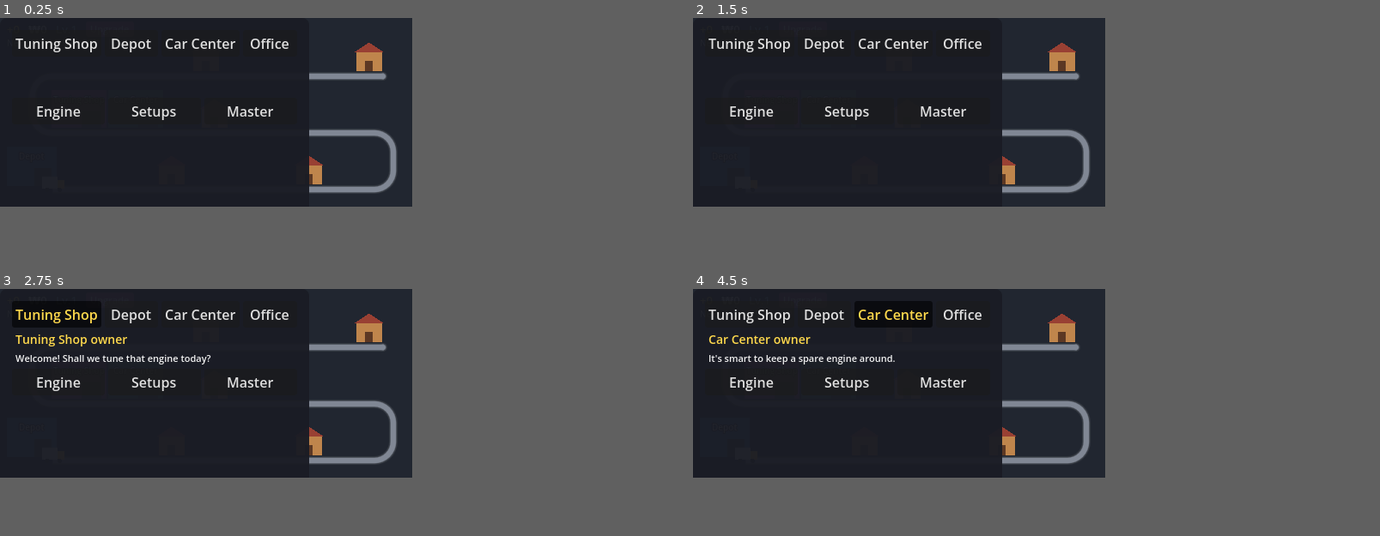
Above: before the commit, frames 1-4 (two rows, left to right).
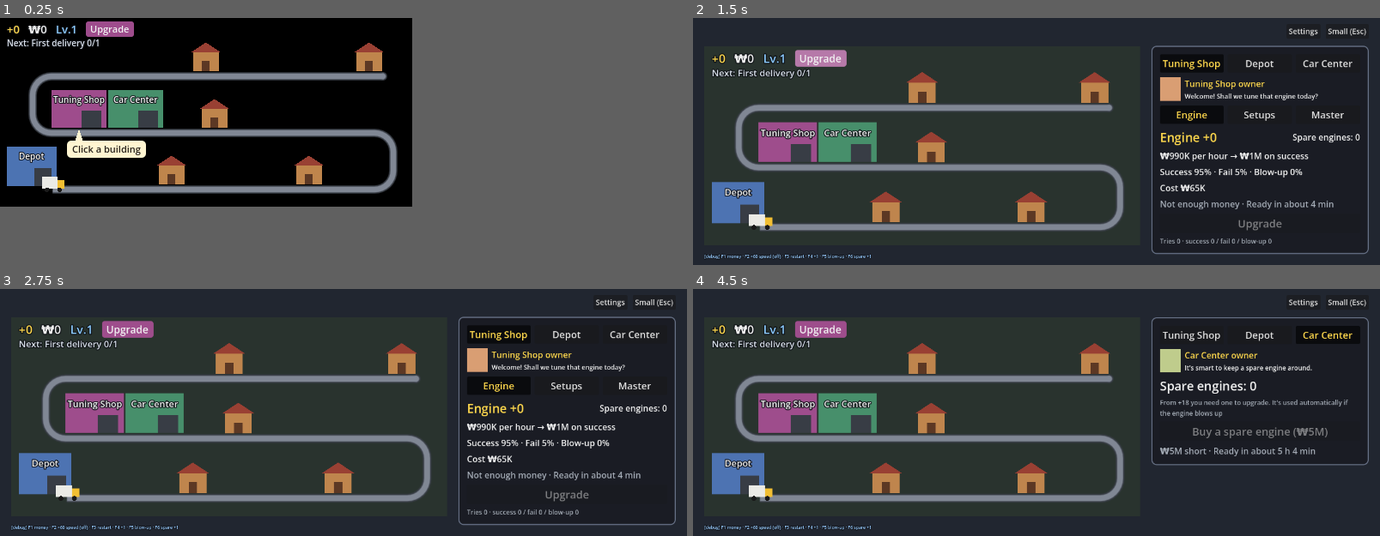
Above: after the commit, the same moments.

Repository: Paul-sinn/itwasdv
Game: Godot game, scene res://scenes/main.tscn
The game is run twice, just before and just after one commit, with the same random seed, the same clock (stepped at 60 frames per second) and the same inputs.
Inputs:
- Up to frame 1 (0.25 s): no input
- Up to frame 2 (1.5 s): click "Upgrade" at 0.5 s; click "Upgrade" at 1.25 s
- Up to frame 3 (2.75 s): click "Tuning Shop" at 2 s
- Up to frame 4 (4.5 s): click "Depot" at 2.75 s; click "Tuning Shop" at 3.5 s; click "Car Center" at 4.25 s
In our replay, in frame 2 the window is 480x220 before the commit and 800x288 after it. These sizes can differ from the game's own. Grey fills any space a smaller window leaves; there, only what the larger window draws over its background counts as a difference.

The runs differ from the first frame. In frame 1, 43% of the frame differs, in the area x 0-60%, y 0-77%; in frame 2, 20%; in frame 3, 21%; in frame 4, 20%.
Error before the commit: Parse Error: Too few arguments for "cargo()" call. Expected at least 3 but received 2. (res://scripts/ui/setting_tab.gd:229)

Commit message:
v7-bal U3 시내 그림: 도시 배경·회사 건물·정차할 곳 = lap_cargo, 트럭이 집마다 섬
- C2 호출: Trip.cargo(b, s, i), _lap_phase → Trip.lap_progress
- 창업 뒤(route_id "city") 빌딩 실루엣(띠·큰 화면), 큰 화면 하늘·바닥 색, 집·회사 건물 30곳
- 시내 "+돈"은 계산 배송의 house 집에, 트럭은 그 집에 서서 배송을 기다림
- check_v7bal ⑩~⑬, check_v7a U2 ③ 중간 순위 조건 (시내 단가로 +0도 6위)

Co-Authored-By: Claude Opus 5.5 <noreply@anthropic.com>

Diff:
--- a/scripts/ui/feel.gd
+++ b/scripts/ui/feel.gd
@@ -286,3 +286,29 @@
 const COLOR_LETTER := Color(0.97, 0.93, 0.82)       ## 편지봉투 종이
 const COLOR_LETTER_LINE := Color(0.45, 0.36, 0.25)  ## 봉투 테두리·덮개 선
 const COLOR_ALERT := Color(0.92, 0.22, 0.20)        ## 느낌표 동그라미
+
+# --- v7-bal U3: 시내 (창업 뒤 = Trip.route_id "city"). 같은 꼬불길에 작은 집·회사 건물이 촘촘히, 뒤쪽 빌딩 실루엣 ---
+## 시내 집 자리를 놓는 길 구간 [길 y, 시작 x, 끝 x] (물류센터에서 가까운 순, 시작 → 끝 = 트럭이 가는 쪽).
+## 집 가운데가 이 안에 옴. 물류센터·사무실·튜닝숍·카센터·모서리를 피함. 정차할 곳 수만큼 구간 길이를 이어 붙여 고르게 나눔
+const CITY_SPANS := [[200.0, 84.0, 246.0], [200.0, 342.0, 425.0], [134.0, 425.0, 205.0], [68.0, 64.0, 440.0]]
+const CITY_HOUSE_SIZE := Vector2(20, 22)     ## 시내 집 (지붕 포함 바깥 크기. 동네 집보다 작게)
+const CITY_ROOF_HEIGHT := 8.0
+const CITY_ROOF_OVERHANG := 2.0
+const CITY_COMPANY_SIZE := Vector2(18, 25)   ## 회사 건물 (지붕 없이 높은 상자 + 창문)
+const CITY_COMPANY_EVERY := 3                ## 정차할 곳 세 곳마다 하나가 회사 건물 (2, 5, 8, …번째)
+const CITY_WINDOW := Vector2(4, 3)           ## 회사 건물 창문 하나 (2줄씩, 위에서부터 CITY_WINDOW_GAP 간격)
+const CITY_WINDOW_GAP := 3.0
+const COLOR_COMPANY := Color(0.52, 0.60, 0.70)
+const COLOR_COMPANY_WINDOW := Color(0.95, 0.88, 0.55)
+## 뒤쪽 빌딩 실루엣 (위 길 뒤, 아래 끝 = 위 길 집 바닥). 띠에서도 그림 → 보이는 곳. 위 끝은 구석 줄·알림·아이콘(y 22까지) 아래
+const CITY_SKYLINE: Array[Rect2] = [
+	Rect2(0, 40, 24, 22), Rect2(24, 30, 18, 32), Rect2(42, 36, 28, 26), Rect2(70, 26, 16, 36), Rect2(86, 34, 30, 28),
+	Rect2(116, 42, 20, 20), Rect2(136, 28, 22, 34), Rect2(158, 38, 26, 24), Rect2(184, 25, 18, 37), Rect2(202, 34, 30, 28),
+	Rect2(232, 30, 20, 32), Rect2(252, 40, 26, 22), Rect2(278, 26, 22, 36), Rect2(300, 36, 28, 26), Rect2(328, 30, 18, 32),
+	Rect2(346, 42, 24, 20), Rect2(370, 28, 26, 34), Rect2(396, 36, 20, 26), Rect2(416, 25, 22, 37), Rect2(438, 34, 24, 28),
+	Rect2(462, 40, 18, 22),
+]
+const COLOR_CITY_SKYLINE := Color(0.20, 0.24, 0.33)
+const COLOR_CITY_SKY := Color(0.33, 0.42, 0.60)      ## 큰 화면 시내 하늘 (위 끝 ~ CITY_SKY_BOTTOM)
+const COLOR_CITY_GROUND := Color(0.19, 0.19, 0.22)   ## 큰 화면 시내 바닥 (동네는 COLOR_TOWN_GROUND)
+const CITY_SKY_BOTTOM := 62.0
--- a/scripts/ui/main.gd
+++ b/scripts/ui/main.gd
@@ -8,7 +8,7 @@
 ##   큰 화면: 왼쪽에 같은 동네를 크게 + 오른쪽에 건물 화면(garage_panel.gd) + [설정] [작게] 버튼
 ##     큰 화면은 전체 화면 또는 창 모드(사용자가 [설정]에서 고름). 창 모드는 창 크기가 수시로 바뀜
 ##     → 창 크기가 바뀔 때마다 _layout() (최소 1280x720에서도 안 깨지게)
-## v3: 돈은 정수. 화면 트럭은 연출이고, 자리만 계산 쪽 바퀴 진행(TruckState)에서 정한다 (_lap_phase)
+## v3: 돈은 정수. 화면 트럭은 연출이고, 자리만 계산 쪽 바퀴 진행(Trip.lap_progress)에서 정한다
 ## v4: 차고 [세팅] 칸 → Setting.try_roll / Setting.choose (굴리기·고르기는 scripts/core/setting.gd)
 ## v5: 계산 쪽 알림(state.take_events: 할 일 끝·레벨업·만렙·강화 첫 달성)을 프레임마다 꺼내 동네에 하나씩,
 ##     차고 [기사·물류센터] → Depot.upgrade, 강화·세팅·스페어·올리기 직후 Quest.check (바로 반응하게)
@@ -309,6 +309,7 @@
 	if npc_dialog.visible and npc_dialog.who != visitor["who"]:
 		npc_dialog.visible = false   # 날이 바뀌어 NPC가 떠남
 	town.set_office(Company.stage(state) >= GameState.AGENCY)
+	town.set_city(Trip.route_id(state, TRUCK) == "city", _city_spots())
 	town.set_rank(Company.rank(balance, state))
 	panel.now_local = now
 	if _want_day_picker and is_full() and panel.building == "tuning" and not enhancing:
@@ -339,12 +340,22 @@
 func _advance_truck(i: int, delta: float) -> void:
 	var events := Trip.advance(state, balance, i, delta, rng)
 	var sprite: Node2D = town.trucks[i]
-	sprite.follow(_lap_phase(i))
+	var p := Trip.lap_progress(balance, state, i)
+	if town.city:   # 시내: 집마다 서고, "+돈"은 배송된 그 집에 (정차할 곳 = 실을 수 있는 수만큼)
+		var n := Trip.lap_cargo(balance, state, i)
+		var k: int = state.truck(i).lap_delivered
+		if k == n and p > 0.0 and events.any(func(e): return e["type"] == "parcel"):
+			sprite.leg = p / n   # 이번 바퀴 마지막 배송 = n × (집 하나 몫)
+		sprite.stop_and_go(p, k, n)
+	else:
+		sprite.follow(p)
 	sprite.boosting = state.truck(i).boost_lap
-	var house: int = sprite.nearest_house()   # "+돈"은 트럭(있어야 할 자리)에서 가장 가까운 집에
+	var house: int = sprite.nearest_house()   # 동네: "+돈"은 트럭(있어야 할 자리)에서 가장 가까운 집에
 	for e in events:
 		match e["type"]:
 			"parcel":
+				if town.city:
+					house = e["house"]
 				town.show_payout(house, e["pay"], e.get("kind", "normal"), e.get("rush", false), i)
 				earned_total += e["pay"]
 				parcels_total += 1
@@ -365,11 +376,12 @@
 					_measure_earned += e["pay"]
 
 
-## 트럭 i가 한 바퀴 중 어디쯤 있어야 하나 (0 = 물류센터 → 0.5 = 마지막 집 → 1 = 물류센터).
-## 짐 싣는 동안은 0, 그 뒤 바퀴 끝까지 고르게. 지금 바퀴 길이는 계산 쪽 Trip.lap_seconds (오버부스트 반영)
-func _lap_phase(i: int) -> float:
-	var drive := Trip.lap_seconds(balance, state, i) - balance.load_seconds
-	return clampf((state.truck(i).lap_clock - balance.load_seconds) / maxf(drive, 0.001), 0.0, 1.0)
+## 시내 정차할 곳 수 = 트럭들이 한 바퀴에 실을 수 있는 가장 많은 수 (평균 적재량 올림. 소수 적재량이면 바퀴마다 그 앞쪽 집만 감)
+func _city_spots() -> int:
+	var n := 0
+	for i in state.trucks.size():
+		n = maxi(n, ceili(Trip.cargo(balance, state, i)))
+	return n
 
 
 # ---------------- 저장 · 꺼둔 동안 수익 ----------------
--- a/scripts/ui/setting_tab.gd
+++ b/scripts/ui/setting_tab.gd
@@ -226,7 +226,7 @@
 	# 이 부품에서 나오는 옵션의 효과 (적재량 = 지금 평균 적재량, 소수점 한 자리까지 / 오버부스트 = 걸리면 어떻게 되나)
 	var notes := PackedStringArray()
 	if chances.has("cargo"):
-		notes.append(tr("SETTING_CARGO_NOW") % Fmt.num(Trip.cargo(b, t), 1))
+		notes.append(tr("SETTING_CARGO_NOW") % Fmt.num(Trip.cargo(b, s, truck), 1))
 	if chances.has("overboost"):
 		notes.append(tr("SETTING_OVERBOOST_NOTE") % Fmt.num(b.overboost_mult))
 	_effect.text = "\n".join(notes)
--- a/scripts/ui/town.gd
+++ b/scripts/ui/town.gd
@@ -12,6 +12,8 @@
 ##      구석 줄 "시내 N위" (set_rank. 누르면 아무 일 없음)
 ## v7-bal: 오른쪽 위 아이콘 (town_icon.gd): 편지봉투 + 느낌표 (NPC가 온 날, set_letter → letter_pressed),
 ##      급송 전화는 말풍선 대신 전화 아이콘 (누르면 rush_accept_pressed. 아래 남은 시간 막대). 알림은 아이콘 왼쪽에
+##      U3 시내 (set_city. 창업 뒤 = 계산 노선 "city"): 같은 길에 작은 집·회사 건물이 정차할 곳 수만큼 촘촘히, 뒤쪽 빌딩 실루엣
+##      (띠에서도 → 보이는 곳), 큰 화면은 하늘·바닥 색. 창업 전에는 동네 그대로 (집 TOWN_HOUSES채)
 ## 동네 설계 좌표(feel.gd TOWN_SIZE = 작은 화면 크기)로 만들고, 전체 화면에서는 같은 동네를 통째로 확대한다.
 ## 길·집·트럭은 확대해서 그리고(선명함), 글자는 확대 배수에 맞춘 글자 크기로 따로 놓는다.
 ## 그리기만 한다. 돈·배송은 main.gd → scripts/core/trip.gd (배송 이벤트가 오면 show_payout)
@@ -50,7 +52,7 @@
 var spares_shown := 0        ## 지금까지 띄운 "스페어 엔진 +1" 수 (확인용)
 var boosts_shown := 0        ## 지금까지 띄운 "오버부스트!" 수 (확인용)
 var tips_shown: Array[String] = []   ## 지금까지 띄운 "팁! +금액" 글자 (확인용)
-var payout_log: Array = []   ## 지금까지 띄운 "+금액"마다 [트럭 번호, 금액] (확인용)
+var payout_log: Array = []   ## 지금까지 띄운 "+금액"마다 [트럭 번호, 금액, 집 번호] (확인용)
 var point_dot: Panel         ## 구석 줄 레벨 옆 점: 찍을 능력치 포인트가 남음 (set_point_dot)
 var rush_button: TownIcon     ## 급송 전화 아이콘 + 남은 시간 막대 (벨이 울리는 동안. 누르면 받음)
 var letter_button: TownIcon   ## 편지봉투 + 느낌표 (NPC가 온 날. set_letter)
@@ -60,9 +62,11 @@
 var hint: Label              ## 처음 켰을 때 말풍선 "건물을 눌러보세요" (켜고 끄기는 main.gd → set_hint)
 var master_visit := false    ## 명장 방문 중 → 튜닝숍에 색 테두리 (set_master_visit)
 var office_open := false     ## 사무실 건물이 있나 (창업 뒤. set_office)
-
-var _houses: Array[Vector2] = []     ## 집 자리 (길 가운데 선 위, 설계 좌표)
+var city := false            ## 시내 그림인가 (set_city)
+
+var _houses: Array[Vector2] = []     ## 집 자리 (길 가운데 선 위, 설계 좌표). 시내면 정차할 곳마다 (집·회사 건물)
 var _stops := PackedFloat64Array()   ## 집마다 길 위 거리 (트럭이 서는 곳)
+var _rows := PackedInt32Array()      ## 집마다 묶음 번호 (보이는 곳 사각형을 묶음마다 하나로. 동네는 집마다 따로, 시내는 CITY_SPANS 구간)
 var _hud: HBoxContainer
 var _star_label: Label
 var _money_label: Label
@@ -81,9 +85,7 @@
 
 func _ready() -> void:
 	route = Route.build(PackedVector2Array(Feel.TOWN_ROAD), Feel.TOWN_ROAD_CORNER)
-	for i in mini(Feel.TOWN_HOUSES, Feel.TOWN_HOUSE_SPOTS.size()):
-		_houses.append(Feel.TOWN_HOUSE_SPOTS[i])
-		_stops.append(route.distance_of(Feel.TOWN_HOUSE_SPOTS[i]))
+	_town_spots()
 	if _houses.size() < Feel.TOWN_HOUSES:
 		push_error("feel.gd: TOWN_HOUSE_SPOTS가 %d개뿐 (TOWN_HOUSES = %d)" % [_houses.size(), Feel.TOWN_HOUSES])
 
@@ -246,6 +248,58 @@
 	queue_redraw()
 
 
+## 시내 그림 켜고 끄기 (main.gd: 계산 노선이 "city"면 켬). spots = 정차할 곳 수 (시내만. 동네는 늘 TOWN_HOUSES채).
+## 정차할 곳이 바뀌면 트럭들의 서는 곳도 바꿈 (트럭 자리는 그대로)
+func set_city(on: bool, spots: int) -> void:
+	if on == city and (not on or spots == _houses.size()):
+		return
+	city = on
+	if on:
+		_city_spots(maxi(spots, 1))
+	else:
+		_town_spots()
+	for t in trucks:
+		t.set_stops(_stops)
+	queue_redraw()
+
+
+## 동네 집 자리 (TOWN_HOUSE_SPOTS 앞에서 TOWN_HOUSES채, 집마다 따로 묶음)
+func _town_spots() -> void:
+	_houses.clear()
+	_stops.clear()
+	_rows.clear()
+	for i in mini(Feel.TOWN_HOUSES, Feel.TOWN_HOUSE_SPOTS.size()):
+		_houses.append(Feel.TOWN_HOUSE_SPOTS[i])
+		_stops.append(route.distance_of(Feel.TOWN_HOUSE_SPOTS[i]))
+		_rows.append(i)
+
+
+## 시내 집 자리 n곳: CITY_SPANS 구간 길이를 이어 붙여 n칸으로 고르게 나눈 칸 가운데 (물류센터에서 가까운 순)
+func _city_spots(n: int) -> void:
+	_houses.clear()
+	_stops.clear()
+	_rows.clear()
+	var total := 0.0
+	for span: Array in Feel.CITY_SPANS:
+		total += absf(span[2] - span[1])
+	var step := total / n
+	var start := 0.0   # 이 구간 앞까지 이어 붙인 길이
+	for k in Feel.CITY_SPANS.size():
+		var span: Array = Feel.CITY_SPANS[k]
+		var length := absf(span[2] - span[1])
+		while _houses.size() < n and (_houses.size() + 0.5) * step <= start + length + 0.001:
+			var spot := Vector2(span[1] + signf(span[2] - span[1]) * ((_houses.size() + 0.5) * step - start), span[0])
+			_houses.append(spot)
+			_stops.append(route.distance_of(spot))
+			_rows.append(k)
+		start += length
+
+
+## 시내 i번째 정차할 곳이 회사 건물인가 (나머지는 집)
+func is_company(i: int) -> bool:
+	return city and i % Feel.CITY_COMPANY_EVERY == 1
+
+
 ## 구석 줄 "시내 N위" (rank 0 = 대리점 전 → 숨김)
 func set_rank(rank: int) -> void:
 	_rank_label.visible = rank > 0
@@ -445,7 +499,7 @@
 ## v7a: which = 어느 트럭의 배송인가 (보조 트럭도 같은 모양. amount는 내 돈으로 들어온 금액)
 func show_payout(house: int, amount: int, kind := "normal", rush := false, which := 0) -> void:
 	payouts_shown += 1
-	payout_log.append([which, amount])
+	payout_log.append([which, amount, house])
 	var words := PackedStringArray()
 	if rush:
 		words.append(tr("TOWN_PAY_RUSH"))
@@ -551,8 +605,17 @@
 	out.append_array(_join(pieces))
 	if _name_tag.visible:
 		out.append(Rect2(_name_tag.position, _name_tag.size).grow(o))
-	for spot in _houses:
-		out.append(view_rect(_house_rect(spot)).grow(1.0))
+	# 집: 같은 묶음(시내는 같은 길 구간)끼리 한 사각형으로 (시내 30채여도 사각형 수를 안 늘리게). 시내 뒤쪽 빌딩 실루엣과 겹치면 합침
+	var rows := {}
+	for i in _houses.size():
+		var r := view_rect(_house_rect(_houses[i])).grow(1.0)
+		rows[_rows[i]] = rows[_rows[i]].merge(r) if rows.has(_rows[i]) else r
+	var blocks: Array[Rect2] = []
+	if city:
+		blocks.append(view_rect(skyline_rect()).grow(1.0))
+	for r: Rect2 in rows.values():
+		blocks.append(r)
+	out.append_array(_join(blocks))
 	# 오른쪽 위 아이콘 (편지봉투·전화): 나란히 붙어 있어서 한 사각형으로
 	var icons := Rect2()
 	for icon: TownIcon in [letter_button, rush_button]:
@@ -600,19 +663,35 @@
 	return out
 
 
-## 집 하나가 차지하는 사각형 (설계 좌표): 벽 + 지붕
+## 집 하나가 차지하는 사각형 (설계 좌표): 벽 + 지붕. 시내면 작은 집 / 회사 건물
 func _house_rect(spot: Vector2) -> Rect2:
+	var bottom := spot.y - Feel.TOWN_ROAD_WIDTH / 2.0 - 1.0
+	if city:
+		var c := Feel.CITY_COMPANY_SIZE if is_company(_houses.find(spot)) else Feel.CITY_HOUSE_SIZE
+		return Rect2(spot.x - c.x / 2.0, bottom - c.y, c.x, c.y)
 	var s := Feel.TOWN_HOUSE_SIZE
-	var bottom := spot.y - Feel.TOWN_ROAD_WIDTH / 2.0 - 1.0
 	var ov := Feel.TOWN_ROOF_OVERHANG
 	return Rect2(spot.x - s.x / 2.0 - ov, bottom - s.y - Feel.TOWN_ROOF_HEIGHT, s.x + ov * 2.0, s.y + Feel.TOWN_ROOF_HEIGHT)
+
+
+## 시내 뒤쪽 빌딩 실루엣 전체 (설계 좌표)
+func skyline_rect() -> Rect2:
+	var r := Feel.CITY_SKYLINE[0]
+	for s in Feel.CITY_SKYLINE:
+		r = r.merge(s)
+	return r
 
 
 func _draw() -> void:
 	# 동네 설계 좌표로 그린다 (확대는 변환으로. 도형이라 확대해도 선명함)
 	draw_set_transform(origin, 0.0, Vector2.ONE * zoom)
 	if show_ground:
-		draw_rect(Rect2(Vector2.ZERO, Feel.TOWN_SIZE), Feel.COLOR_TOWN_GROUND)
+		draw_rect(Rect2(Vector2.ZERO, Feel.TOWN_SIZE), Feel.COLOR_CITY_GROUND if city else Feel.COLOR_TOWN_GROUND)
+		if city:
+			draw_rect(Rect2(0, 0, Feel.TOWN_SIZE.x, Feel.CITY_SKY_BOTTOM), Feel.COLOR_CITY_SKY)
+	if city:   # 뒤쪽 빌딩 실루엣 (띠에서도)
+		for r in Feel.CITY_SKYLINE:
+			draw_rect(r, Feel.COLOR_CITY_SKYLINE)
 
 	# 건물 (물류센터는 길 시작점 뒤): 사각형 + 문. 마우스를 올리면 밝게 + 둘레 빛. 사무실은 창업 뒤에만
 	for id: String in BUILDING_SPOTS:
@@ -629,19 +708,29 @@
 		if id == "tuning" and master_visit:   # 건물 가장자리를 가운데로: 바깥 절반 = 빛남 두께
 			draw_rect(d, Feel.COLOR_MASTER, false, Feel.MASTER_MARK_WIDTH)
 
-	# 집 (벽 + 지붕 + 문). 길보다 먼저 그려서 길 뒤에 선 것처럼
-	var hs := Feel.TOWN_HOUSE_SIZE
-	for spot in _houses:
-		var r := _house_rect(spot)
-		var ov := Feel.TOWN_ROOF_OVERHANG
-		var wall := Rect2(r.position.x + ov, r.end.y - hs.y, hs.x, hs.y)
+	# 집 (벽 + 지붕 + 문), 시내 회사 건물 (상자 + 창문). 길보다 먼저 그려서 길 뒤에 선 것처럼
+	for i in _houses.size():
+		var r := _house_rect(_houses[i])
+		if is_company(i):
+			draw_rect(r, Feel.COLOR_COMPANY)
+			var win := Feel.CITY_WINDOW
+			var gap := Feel.CITY_WINDOW_GAP
+			var y := r.position.y + gap
+			while y + win.y <= r.end.y - gap:
+				for x in [r.get_center().x - gap / 2.0 - win.x, r.get_center().x + gap / 2.0]:
+					draw_rect(Rect2(x, y, win.x, win.y), Feel.COLOR_COMPANY_WINDOW)
+				y += win.y + gap
+			continue
+		var ov := Feel.CITY_ROOF_OVERHANG if city else Feel.TOWN_ROOF_OVERHANG
+		var roof := Feel.CITY_ROOF_HEIGHT if city else Feel.TOWN_ROOF_HEIGHT
+		var wall := Rect2(r.position.x + ov, r.position.y + roof, r.size.x - ov * 2.0, r.size.y - roof)
 		draw_rect(wall, Feel.COLOR_HOUSE)
 		draw_colored_polygon(PackedVector2Array([
 			Vector2(r.position.x, wall.position.y),
 			Vector2(r.get_center().x, r.position.y),
 			Vector2(r.end.x, wall.position.y),
 		]), Feel.COLOR_HOUSE_ROOF)
-		draw_rect(Rect2(wall.get_center().x - hs.x * 0.15, wall.end.y - hs.y * 0.55, hs.x * 0.3, hs.y * 0.55), Feel.COLOR_DOOR)
+		draw_rect(Rect2(wall.get_center().x - wall.size.x * 0.15, wall.end.y - wall.size.y * 0.55, wall.size.x * 0.3, wall.size.y * 0.55), Feel.COLOR_DOOR)
 
 	# 꼬불길: 테두리(어두운 색) 위에 길(밝은 색). 끝은 둥글게
 	var w := Feel.TOWN_ROAD_WIDTH
--- a/scripts/ui/truck.gd
+++ b/scripts/ui/truck.gd
@@ -1,6 +1,7 @@
 ## 트럭 그림: 계산 쪽 한 바퀴 진행(follow(0~1))을 따라 물류센터 → 마지막 집 → (돌아서) 물류센터를 돈다.
 ## 돈·배송은 여기서 하지 않는다 ("+돈"은 계산 쪽 배송 이벤트가 올 때 town.gd가 트럭에서 가까운 집에 띄움).
 ## 빠르기는 계산 쪽을 따르되(강화·세팅으로 빨라짐) feel.gd TOWN_DRIVE_SECONDS_MIN(상한)보다 빨리 돌지 않는다.
+## v7-bal U3 시내: 물류센터 → 집마다 서며 배송 → 물류센터 (stop_and_go. "+돈"은 배송된 그 집에)
 ##
 ## 움직임은 동네 설계 좌표(길 위 거리)로 하고, 그릴 때만 view_origin + 점 × view_zoom 으로 옮긴다.
 ## 그래서 작은 화면 ↔ 전체 화면을 오가도 트럭은 길 위 같은 자리에서 계속 간다.
@@ -14,6 +15,7 @@
 
 var boosting := false  ## 오버부스트가 걸린 바퀴 (트럭 뒤 불꽃)
 var box_color := Feel.COLOR_TRUCK_BOX   ## 짐칸 색 (v7a: 보조 트럭은 색만 다름)
+var leg := 0.0         ## 시내: 집 하나 몫(달리기 + 정차)의 바퀴 진행 (0 = 아직 모름. stop_and_go)
 
 var view_origin := Vector2.ZERO   ## 동네 설계 좌표 (0,0)이 동네 노드 안에서 어디에 오나
 var view_zoom := 1.0              ## 동네 확대 배수
@@ -69,6 +71,30 @@
 ## 강화 성공: seconds 동안 트럭 뒤 불꽃 (보이는 것만)
 func boost(seconds: float) -> void:
 	_flame_left = seconds
+
+
+## 서는 곳만 바꿈 (시내 ↔ 동네. 길 위 자리는 그대로, 다음 follow·stop_and_go가 갈 곳을 정함)
+func set_stops(stops: PackedFloat64Array) -> void:
+	_stops = stops
+	leg = 0.0
+
+
+## 시내 (v7-bal U3): 집마다 섬. p = 계산 쪽 바퀴 진행 (Trip.lap_progress, 싣는 동안 0), k = 이번 바퀴에 배송한 수, n = 실은 수.
+## 계산 쪽 바퀴는 달리는 초를 n+1 조각으로 똑같이 나눠, 집마다 (한 조각 달림 + 정차) 뒤 배송, 마지막 조각으로 복귀한다.
+## 그래서 집 하나 몫 진행(leg)은 바퀴 안에서 같고, 그중 달리는 몫 = 복귀 몫 = 1 − n × leg.
+## k번 집(0부터)까지는 달리는 몫 동안 가고, 그 집 배송이 될 때까지 섬 → n집을 다 돌면 복귀 몫 동안 물류센터로.
+## leg = 지난 바퀴 마지막 배송 때 잰 값 (main.gd). 아직 모르면 1/(n+1) (서지 않고 고르게 감)
+func stop_and_go(p: float, k: int, n: int) -> void:
+	n = mini(n, _stops.size())
+	if p <= 0.0 or n <= 0:
+		_goal = 0.0
+		return
+	var l := leg if leg > 0.0 else 1.0 / (n + 1)
+	var drive := clampf(1.0 - n * l, 0.001, l)
+	if k >= n:
+		_goal = lerpf(_stops[n - 1], 0.0, clampf((p - n * l) / drive, 0.0, 1.0))
+	else:
+		_goal = lerpf(_stops[k - 1] if k > 0 else 0.0, _stops[k], clampf((p - k * l) / drive, 0.0, 1.0))
 
 
 ## 한 바퀴 중 어디쯤 있어야 하나: 0 = 물류센터, 0.5 = 마지막 집(돌아서는 곳), 1 = 다시 물류센터
--- a/tests/check_setting.gd
+++ b/tests/check_setting.gd
@@ -114,7 +114,7 @@
 		t.part("cargo_box")["lines"] = setup[1]
 		await _frames(2)
 		cargo_texts.append(st._effect.text)
-		cargo_avgs.append(Trip.cargo(b, t))
+		cargo_avgs.append(Trip.cargo(b, m.state, 0))
 	t.part("cargo_box").merge(cargo_was, true)
 	await _frames(2)
 	_report(st._effect.is_visible_in_tree() and cargo_texts == ["한 바퀴 적재량 20건", "한 바퀴 적재량 %s건" % Fmt.num(want_cargo, 1)]
--- a/tests/check_v7a.gd
+++ b/tests/check_v7a.gd
@@ -615,8 +615,8 @@
 	var ranks_seen := []
 	var rank_ok: bool = locked == ["세계 순위표 · 잠김", "전국 순위표 · 잠김", "지역 순위표 · 잠김"] and o.locked_rows[0].is_visible_in_tree()
 	for target in ["start", "middle"]:
-		if target == "middle":
-			_set_stars_for_rank(b, m.state, func(r): return r > 2 and r < b.rivals.size())   # 준비: 중간 순위가 되는 단계
+		if target == "middle":   # 준비: 시작과 다른 중간 순위가 되는 단계 (v7-bal 시내 단가로는 +0 세 대도 이미 중간쯤)
+			_set_stars_for_rank(b, m.state, func(r): return r > 2 and r < b.rivals.size() and r != ranks_seen[0][0])
 		await _frames(2)
 		var rank := Company.rank(b, m.state)
 		var row := _row_with(o.rank_rows, "우리 대리점")
--- a/tests/check_v7bal.gd
+++ b/tests/check_v7bal.gd
@@ -16,6 +16,10 @@
 ## ⑧ 주간 보상: 물류센터 줄 "지금 N원 + 경험치" (Weekly.reward_money = 지금 받으면), 달성 알림 "+N원 · 경험치" = 들어온 돈
 ## ⑨ 번역·창 크기: en 대화 창 4명·강화 칸·결과·알림 글자에 한글·키 없음, 번역 파일에 "큐브" 없음,
 ##    큰 화면 5가지에서 보험사 대화 창, 강화 칸 (보험료 줄 + [고급 스페어 쓰기] / 복구 보험 줄 + 스페어 없음)이 창 안
+## ⑩ 시내 그림 (U3): 창업 전에는 동네 그대로 (집 TOWN_HOUSES채, 빌딩 실루엣 없음)
+## ⑪ 창업 뒤 (계산 노선 "city"): 시내 그림, 정차할 곳 수 = Trip.lap_cargo (30), 회사 건물이 섞임, 집끼리·길·건물·구석 줄과 안 겹침, 큰 화면에서도
+## ⑫ 시내 한 바퀴 (진짜 프레임): "+돈" 수 = 계산 배송 수 = lap_cargo, 0번 집부터 차례로 한 번씩, 배송 때 트럭이 그 집 앞, 집마다 섬
+## ⑬ 띠 보이는 곳: 빌딩 실루엣·집 30채가 visible_rects() 안, 전화 아이콘 + 글자 10개에도 사각형 30개 이하, 아이콘·알림과 안 겹침
 ## 현지 시각은 main.now_local_override로 고정 (2026-11-18 수요일 12:00부터 하루씩). 결과를 정해야 하는 강화는 main의 난수 씨앗을 미리 골라 둔다.
 ## 진짜 저장·설정 파일은 건드리지 않는다.
 ##
@@ -36,6 +40,8 @@
 const Setting = preload("res://scripts/core/setting.gd")
 const Visitor = preload("res://scripts/core/visitor.gd")
 const Weekly = preload("res://scripts/core/weekly.gd")
+const Company = preload("res://scripts/core/company.gd")
+const Trip = preload("res://scripts/core/trip.gd")
 const Feel = preload("res://scripts/ui/feel.gd")
 const Fmt = preload("res://scripts/ui/fmt.gd")
 const ScreenMode = preload("res://scripts/ui/screen_mode.gd")
@@ -69,6 +75,7 @@
 	await _visitors(b)
 	await _phone(b)
 	await _weekly(b)
+	await _city(b)
 	await _lang_and_fit(b)
 
 	Engine.time_scale = 1.0
@@ -377,6 +384,132 @@
 	_report(reward > 0 and line == want and _noticed_prefix(town, want_notice),
 			"⑧ 주간 목표 '%s' → 달성 알림 '%s'" % [line, want_notice])
 	await _close(m)
+
+
+## ⑩~⑬: 시내 그림 (창업 전 동네 → 창업 뒤 도시 배경·회사 건물·정차할 곳 = lap_cargo, 집마다 서며 "+돈" = 배송, 띠 보이는 곳)
+func _city(b: Balance) -> void:
+	Save.delete_file(TEST_SAVE)
+	var m := await _launch(b)
+	var town = m.town
+	var s = m.state
+	s.truck(0).star = 20   # 준비: 시내 한 바퀴 50초 (확인이 오래 안 걸리게)
+	var houses_before: Array = town._houses.duplicate()
+	_report(not town.city and Trip.route_id(s, 0) == "town" and houses_before == Feel.TOWN_HOUSE_SPOTS.slice(0, Feel.TOWN_HOUSES)
+			and not _enclosed(m.visible_rects(), _global(town, town.skyline_rect())),
+			"⑩ 창업 전: 동네 그림 그대로 (집 %d채 = TOWN_HOUSES, 빌딩 실루엣 없음)" % houses_before.size())
+
+	s.money = b.agency_price
+	Company.found(b, s)   # 준비 (창업 클릭은 check_v7a ①). 게임 시간이 멈춰 있어서 첫 바퀴부터 시내
+	await _frames(3)
+	var n := Trip.lap_cargo(b, s, 0)
+	var companies := 0
+	for i in town._houses.size():
+		companies += 1 if town.is_company(i) else 0
+	var bad := []
+	_city_overlaps(m, bad, "작은 화면")
+	_click(town.building_rects()["depot"].get_center())
+	await _frames(3)
+	var full_ok: bool = m.is_full() and town.city and town.show_ground and town._houses.size() == n
+	_city_overlaps(m, bad, "큰 화면")
+	_click(m.small_button.get_global_rect().get_center())
+	await _frames(3)
+	_report(town.city and Trip.route_id(s, 0) == "city" and n == roundi(b.base_cargo * b.routes["city"]["stops_mult"]) and town._houses.size() == n
+			and companies > 0 and companies < n and full_ok and bad.is_empty(),
+			"⑪ 창업 뒤: 시내 그림, 정차할 곳 %d곳 = lap_cargo %d (회사 건물 %d곳), 큰 화면에서도, 겹침 없음 %s" % [town._houses.size(), n, companies, bad])
+
+	# ⑫ 한 바퀴: 1바퀴째에 화면이 집 하나 몫을 잼 → 2바퀴째를 봄
+	var tk = town.trucks[0]
+	Engine.time_scale = 10.0
+	await _until(func(): return s.truck(0).lap_delivered == n, 20.0)
+	await _until(func(): return s.truck(0).lap_delivered == 0, 20.0)
+	var log0: int = town.payout_log.size()
+	var parcels0: int = s.parcels_total
+	var seen := log0
+	var houses := []
+	var at_house := 0
+	var stood := {}
+	var lap_parcels := -1
+	var t0 := Time.get_ticks_msec()
+	while houses.size() < n and Time.get_ticks_msec() - t0 < 20000:
+		await process_frame
+		for e: Array in town.payout_log.slice(seen):
+			houses.append(e[2])
+			at_house += 1 if _nearest(town._stops, tk.distance()) == e[2] else 0
+		seen = town.payout_log.size()
+		if houses.size() == n:
+			lap_parcels = s.parcels_total - parcels0
+		var k := _nearest(town._stops, tk.distance())
+		if tk.speed() == 0.0 and absf(town._stops[k] - tk.distance()) < 0.5:
+			stood[k] = true
+	Engine.time_scale = 0.0
+	var order := []
+	for i in n:
+		order.append(i)
+	_report(houses == order and lap_parcels == n and at_house == n and stood.size() >= n - 1,
+			"⑫ 시내 한 바퀴: '+돈' %d번 = 계산 배송 %d건 = lap_cargo %d, 집 0번부터 차례로 (%s), 배송 때 트럭이 그 집 앞 %d번, 선 집 %d곳" % [
+			houses.size(), lap_parcels, n, houses == order, at_house, stood.size()])
+
+	# ⑬ 띠 보이는 곳 (작은 화면 3가지): 빌딩 실루엣·집 안, 전화 아이콘 + 글자 10개에도 사각형 30개 이하
+	m.state.rush_left = 0
+	await _ring(m)
+	var bad_rects := []
+	for size: Vector2i in SMALL_SIZES:
+		root.size = size
+		await _frames(3)
+		var rects: Array = m.visible_rects()
+		if not _enclosed(rects, _global(town, town.skyline_rect())):
+			bad_rects.append("%s 빌딩 실루엣" % size)
+		for spot in town._houses:
+			if not _enclosed(rects, _global(town, town._house_rect(spot))):
+				bad_rects.append("%s 집 %s" % [size, spot])
+		var icon := Rect2(town.rush_button.position, town.rush_button.size)
+		for spot in town._houses:
+			if icon.intersects(town.view_rect(town._house_rect(spot))):
+				bad_rects.append("%s 전화 아이콘 ↔ 집" % size)
+		for i in 10:
+			town.show_payout(i * 3, 2812 * (i + 1), ["normal", "large", "vip"][i % 3], i % 2 == 0)
+		await _frames(1)
+		if m.visible_rects().size() > 30:
+			bad_rects.append("%s 전화 아이콘 + 글자 10개: 사각형 %d개" % [size, m.visible_rects().size()])
+	root.size = Feel.SMALL_SIZE
+	await _frames(2)
+	_report(bad_rects.is_empty(), "⑬ 시내 띠: 빌딩 실루엣·집 %d채가 보이는 곳 안, 전화 아이콘과 안 겹침, 아이콘 + 글자 10개에도 사각형 30개 이하 %s" % [
+			town._houses.size(), bad_rects])
+	await _close(m)
+
+
+## 시내 집·회사 건물이 동네 안이고 서로·길·건물(빛남 포함)·구석 줄과 안 겹치나 (어긋나면 bad에)
+func _city_overlaps(m: Node, bad: Array, where: String) -> void:
+	var town = m.town
+	var others := [["구석 줄", Rect2(town._hud.position, town._hud.size).merge(Rect2(town._quest_label.position, town._quest_label.size))]]
+	for id: String in town.building_rects():
+		others.append([id, town.building_rects()[id].grow(Feel.BUILDING_GLOW_PX * town.zoom)])
+	for piece: Rect2 in town.route.pieces:
+		others.append(["길", town.view_rect(piece.grow(Feel.TOWN_ROAD_WIDTH / 2.0))])
+	var prev := Rect2()
+	for spot in town._houses:
+		var r: Rect2 = town.view_rect(town._house_rect(spot))
+		if not town.area().encloses(r) or r.intersects(prev):
+			bad.append("%s 집 %s 동네 밖이거나 옆집과 겹침" % [where, spot])
+		for o in others:
+			if r.intersects(o[1]):
+				bad.append("%s 집 %s ↔ %s" % [where, spot, o[0]])
+		prev = r
+
+
+## 동네 설계 좌표 사각형 → 창 좌표
+func _global(town: Node, r: Rect2) -> Rect2:
+	var v: Rect2 = town.view_rect(r)
+	return Rect2(v.position + town.global_position, v.size)
+
+
+## 길 위 거리 d에서 가장 가까운 서는 곳 번호
+func _nearest(stops: PackedFloat64Array, d: float) -> int:
+	var best := 0
+	for i in stops.size():
+		if absf(stops[i] - d) < absf(stops[best] - d):
+			best = i
+	return best
 
 
 ## ⑨: en 글자, "큐브" 없음, 큰 화면 5가지에서 대화 창·강화 칸이 창 안 (ko·en)
